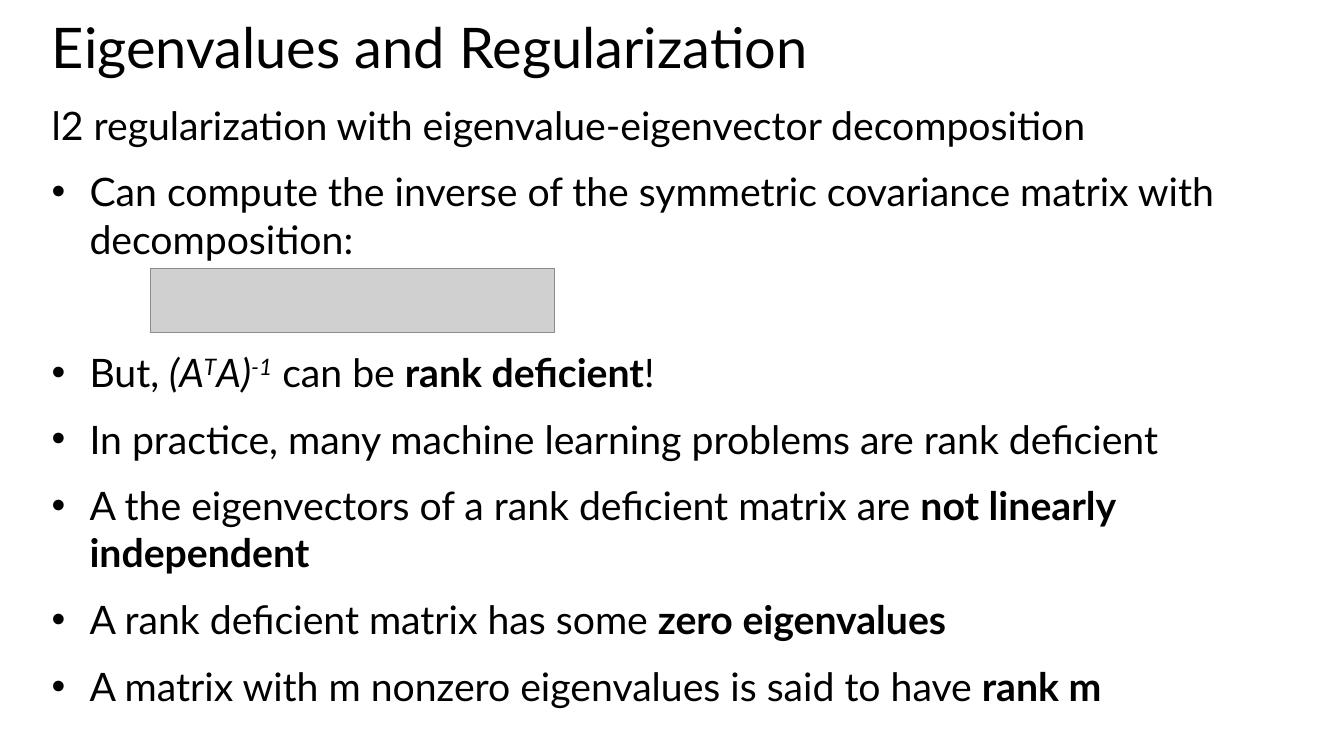
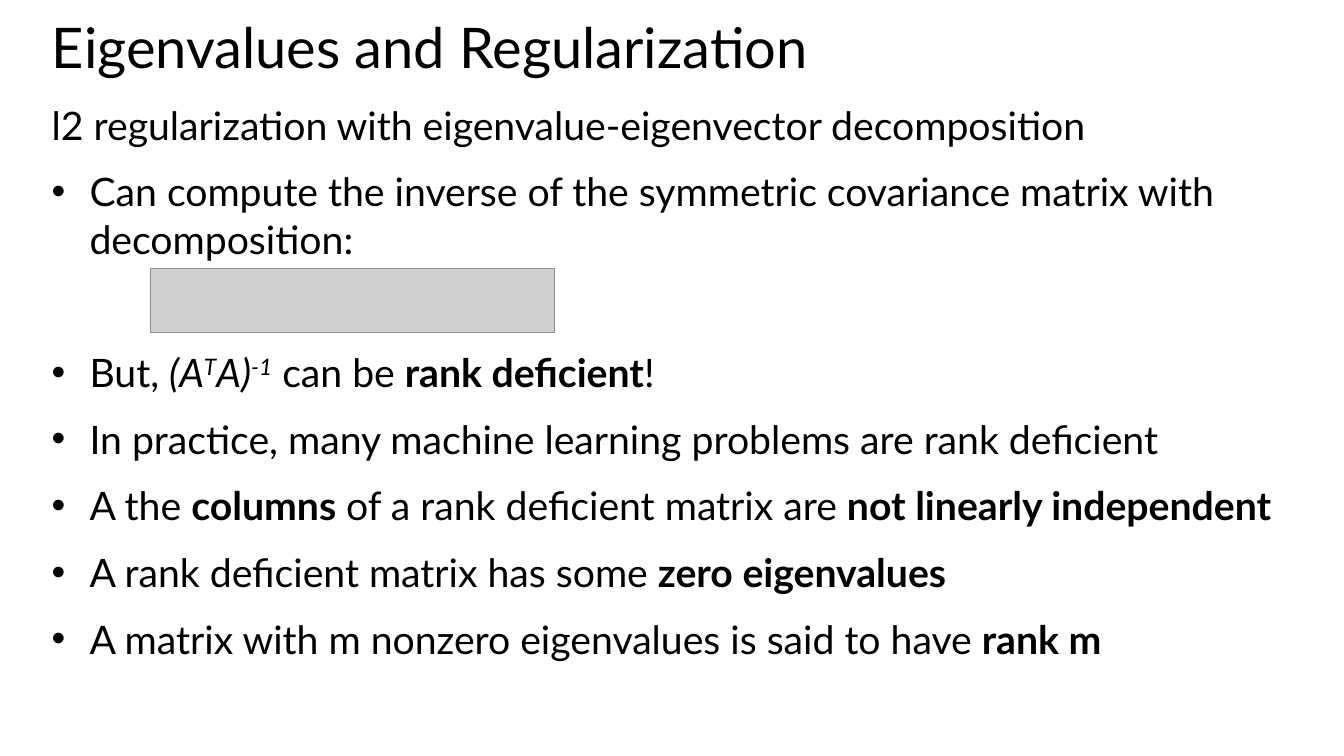
Before and after one commit to StephenElston/CSCI-E25, a slide deck: slide 40 of Slides/7_RegularizationAndOptimization.pptx (slide 51 before the commit). Drawn at 1344x756 pixels with LibreOffice and Linux fonts; fonts in the diff are those of the drawing; grey boxes stand for pictures. Boxes give left, top, right and bottom in pixels: in the first picture for what was removed or moved away, otherwise in the second. Text is boxed around its words. In the diff, an @@ line names an element or a change of style, - is before the commit and + after.

```diff
--- a/Slides/7_RegularizationAndOptimization.pptx
+++ b/Slides/7_RegularizationAndOptimization.pptx
@@ text at (90, 491, 1271, 527): text changed @@
-• A the eigenvectors of a rank deficient matrix are not linearly independent
+• A the columns of a rank deficient matrix are not linearly independent
```
Also in this commit, not shown: 11 other slides changed, 21 slides added.
